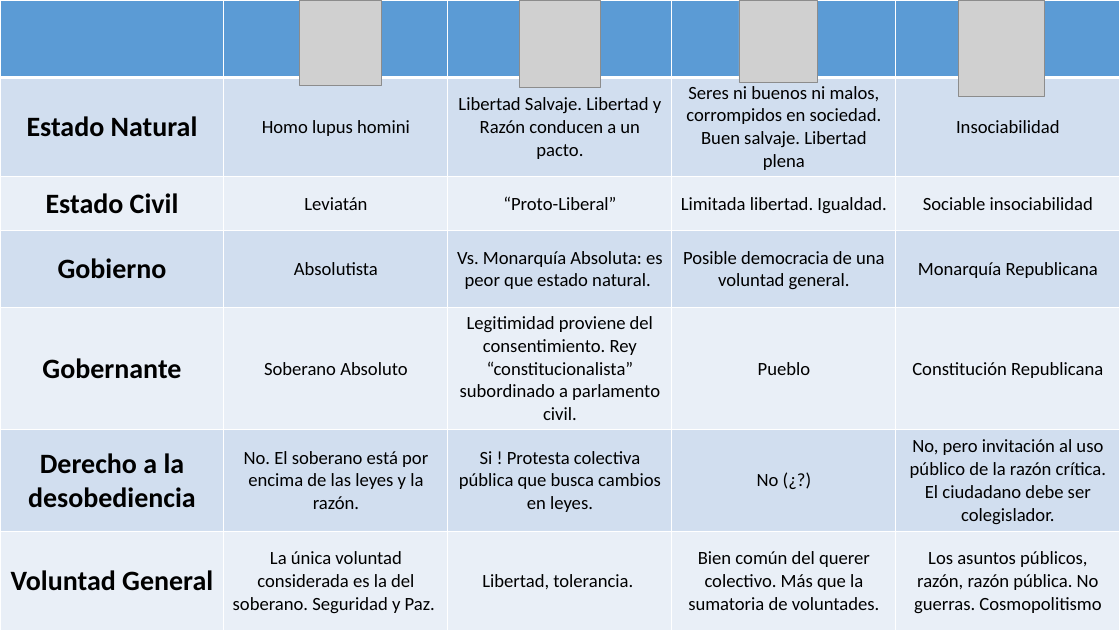
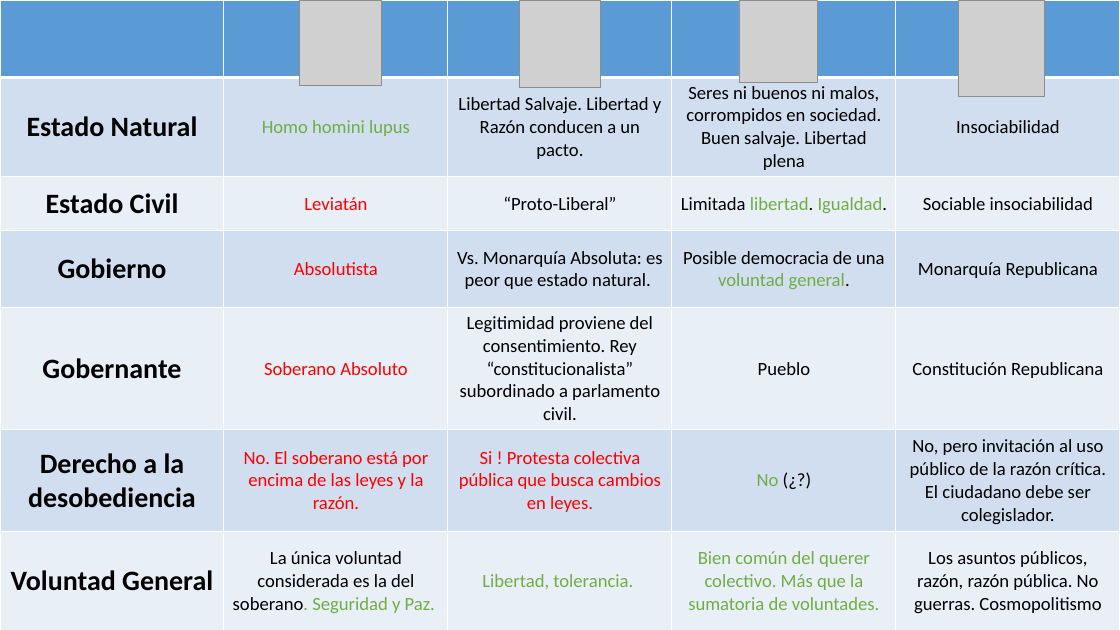
Before and after one commit to zaboltar/zaboltar.github.io, a slide deck: slide 16 of assets uarm/2023 1 UarmPCrit/Kant - Doctrina del Derecho.pptx (slide 12 before the commit). Drawn at 1120x630 pixels with LibreOffice and Linux fonts; fonts in the diff are those of the drawing; grey boxes stand for pictures. Boxes give left, top, right and bottom in pixels: in the first picture for what was removed or moved away, otherwise in the second. Text is boxed around its words. In the diff, an @@ line names an element or a change of style, - is before the commit and + after.

```diff
--- a/assets uarm/2023 1 UarmPCrit/Kant - Doctrina del Derecho.pptx
+++ b/assets uarm/2023 1 UarmPCrit/Kant - Doctrina del Derecho.pptx
@@ table at [0,1,1120,630] @@
-row 2, column 2: Homo lupus homini
+row 2, column 2: Homo homini lupus
@@ text colour #000000 to #FF0000 in "Leviatán", "Absolutista", "Soberano Absoluto", "No. El soberano está por encima de ..." and 1 more places @@
@@ text colour #000000 to #70AD47 in "libertad. Igualdad.", "voluntad general.", "No", "soberano. Seguridad y Paz." and 2 more places @@
```
Also in this commit, not shown: 22 other slides changed, 17 slides added, 2 slides removed, 3 other files.
